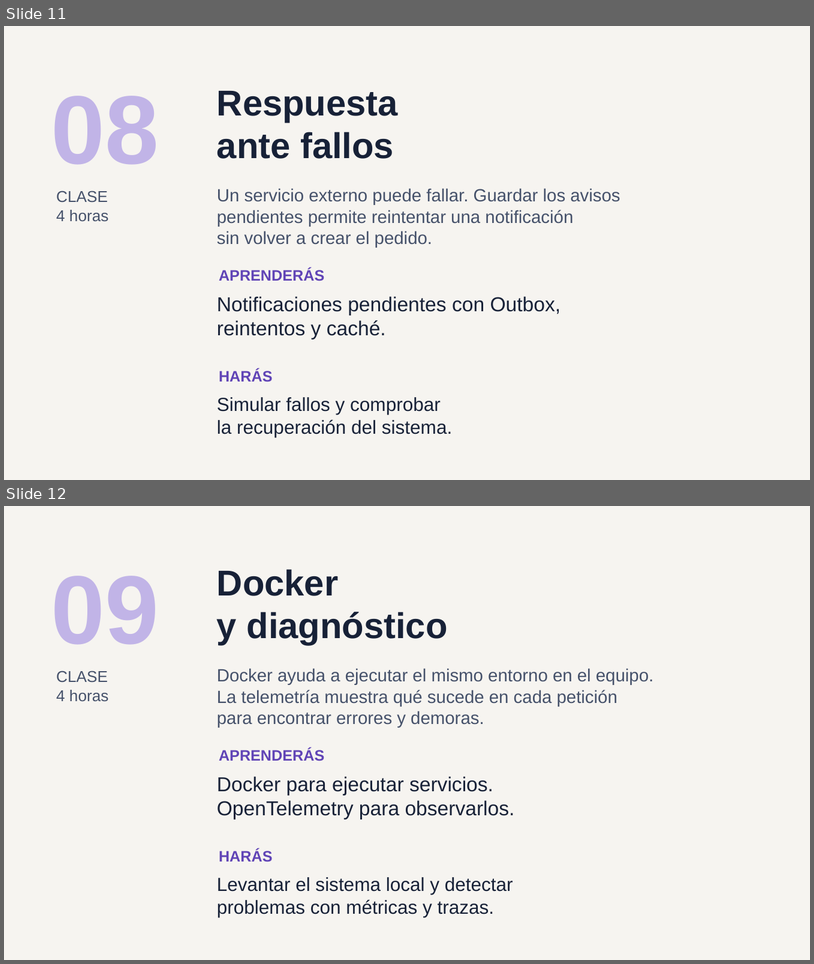
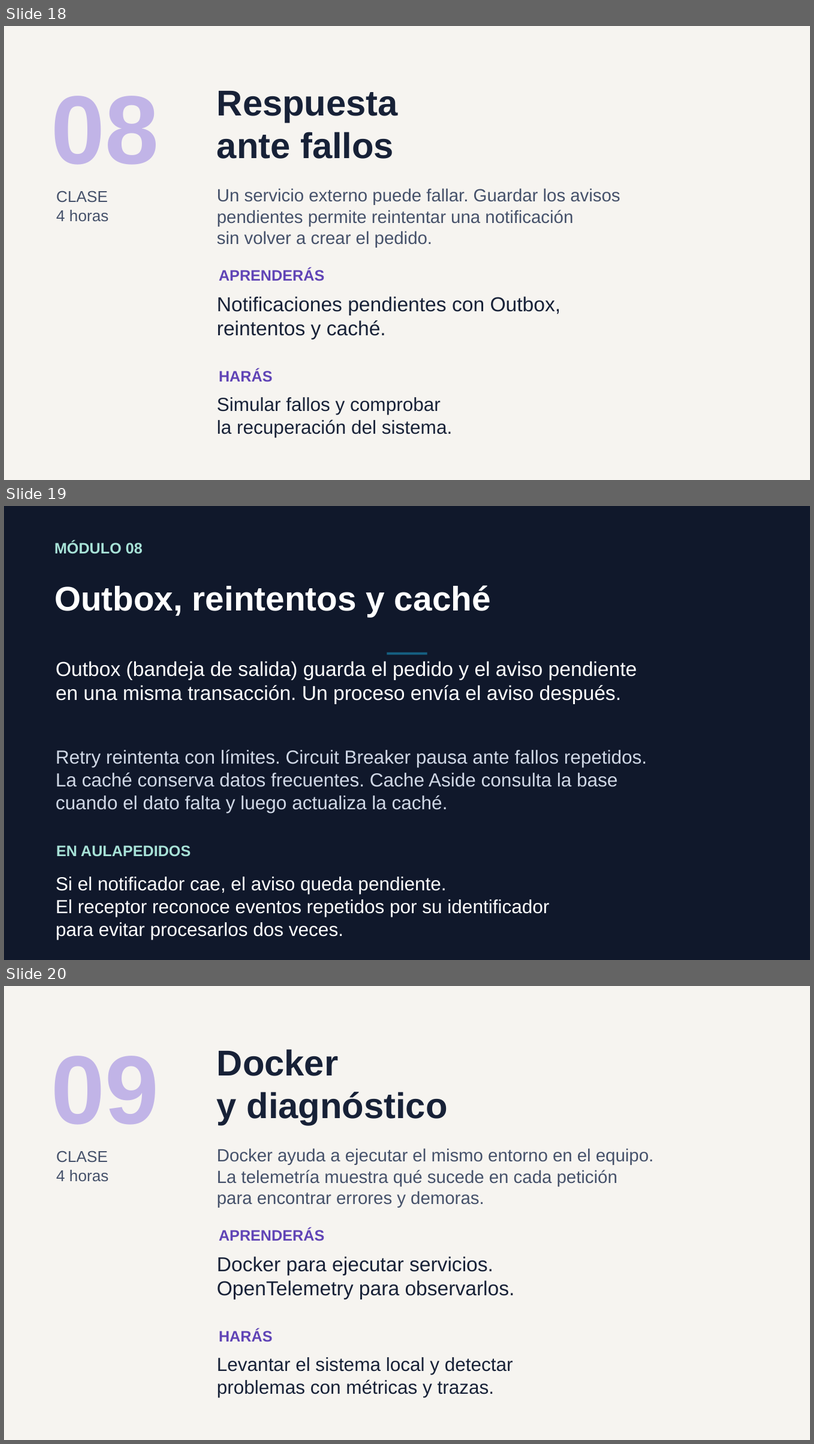
Before and after one commit to ychavez/CursoNETIA, a slide deck: instructor/clases/00-presentacion-alumnos.pptx. Shown one above the other, each under a label of ours: slides 11 and 12 before the commit, slides 18, 19 and 20 after it. The pictures are 814x964 and 814x1444 pixels, drawn with LibreOffice and Linux fonts; fonts in the diff are those of the drawing. Boxes give left, top, right and bottom in pixels: in the first picture for what was removed or moved away, otherwise in the second. Text is boxed around its words. In the diff, an @@ line names an element or a change of style, - is before the commit and + after.

```diff
--- a/instructor/clases/00-presentacion-alumnos.pptx
+++ b/instructor/clases/00-presentacion-alumnos.pptx
@@ slide 19 added at (4,506,810,960), background #10182B @@
@@ text added at (54,541,143,554), 18 pt, text #A7E2D7, bold @@
+MÓDULO 08
@@ text added at (54,585,491,616), 40.5 pt, text #FFFFFF, bold @@
+Outbox, reintentos y caché
@@ text added at (56,661,638,704), 24 pt, text #FFFFFF @@
+Outbox (bandeja de salida) guarda el pedido y el aviso pendiente
+en una misma transacción. Un proceso envía el aviso después.
@@ rectangle added at (387,652,428,655), fill #156082 @@
@@ text added at (56,750,647,813), 22.5 pt, text #D0D8E6 @@
+Retry reintenta con límites. Circuit Breaker pausa ante fallos repetidos.
+La caché conserva datos frecuentes. Cache Aside consulta la base
+cuando el dato falta y luego actualiza la caché.
@@ text added at (56,845,191,856), 18 pt, text #A7E2D7, bold @@
+EN AULAPEDIDOS
@@ text added at (56,876,549,939), 22.5 pt, text #FFFFFF @@
+Si el notificador cae, el aviso queda pendiente.
+El receptor reconoce eventos repetidos por su identificador
+para evitar procesarlos dos veces.
@@ what was slide 11 is now slide 18 @@
@@ what was slide 12 is now slide 20 @@
```
Also in this commit, not shown: 9 other slides added, 3 other files.
